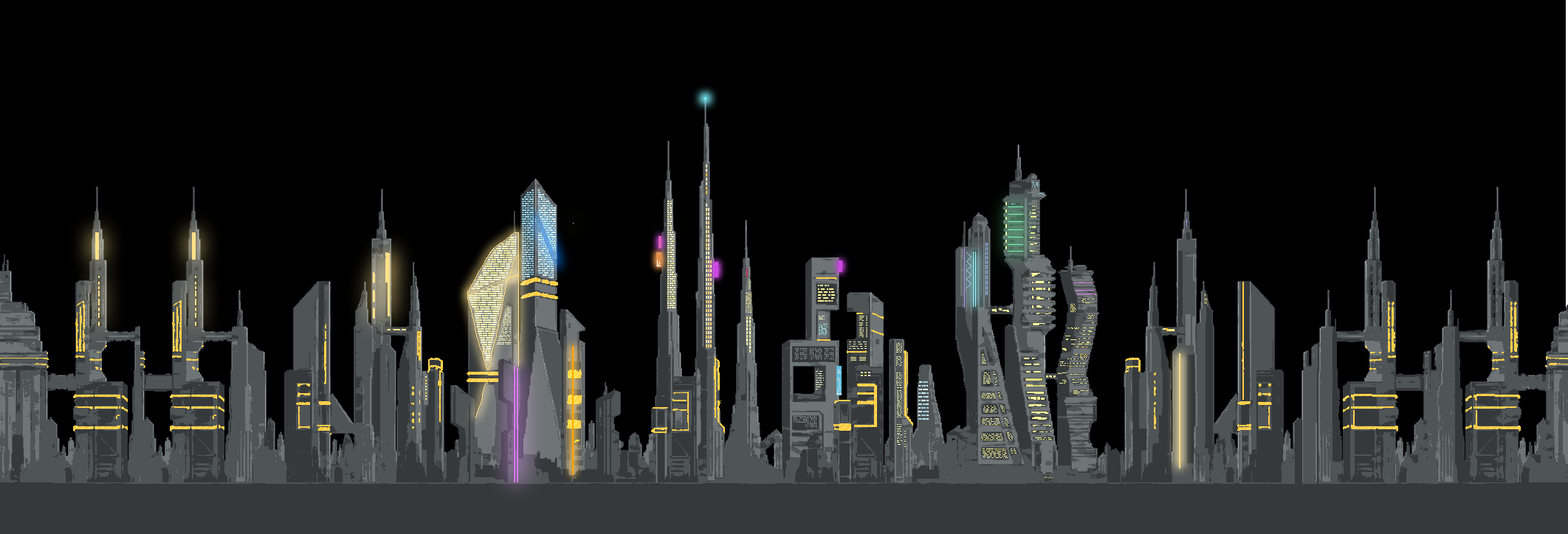
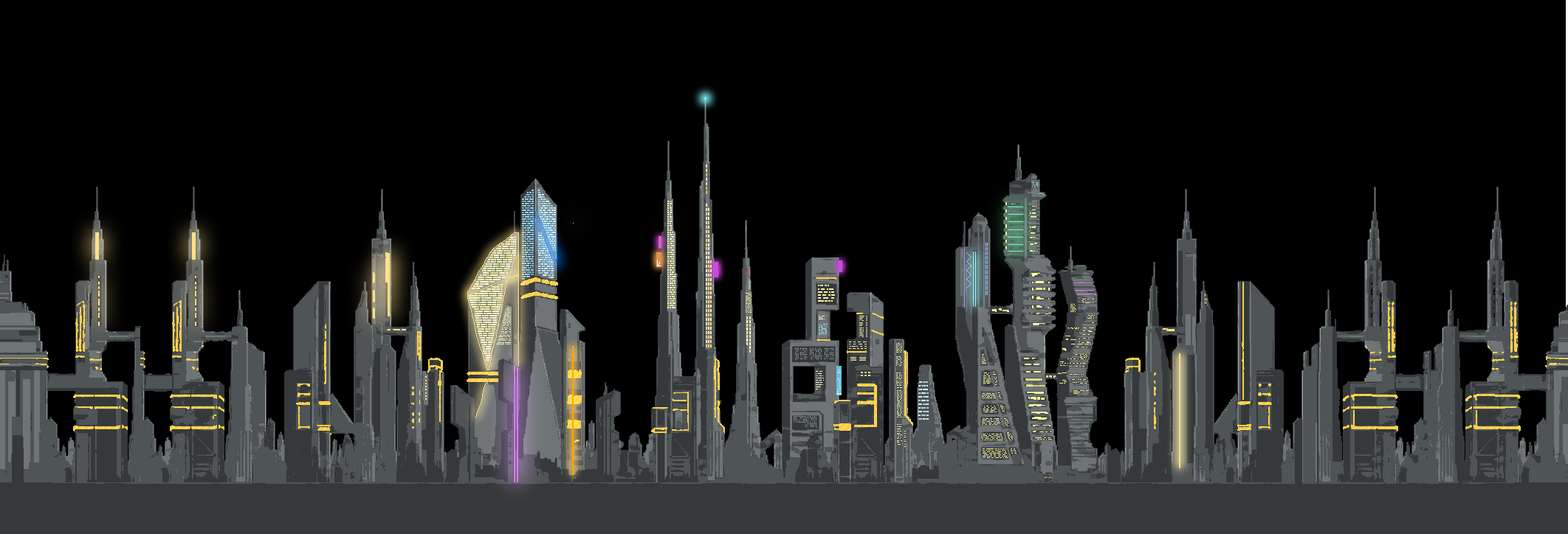
Layer changes from the first 1568×534 image to the second:
painted on "Background" over [left=104, top=341, right=120, bottom=420]
painted on "1" over [left=0, top=227, right=1568, bottom=484]
